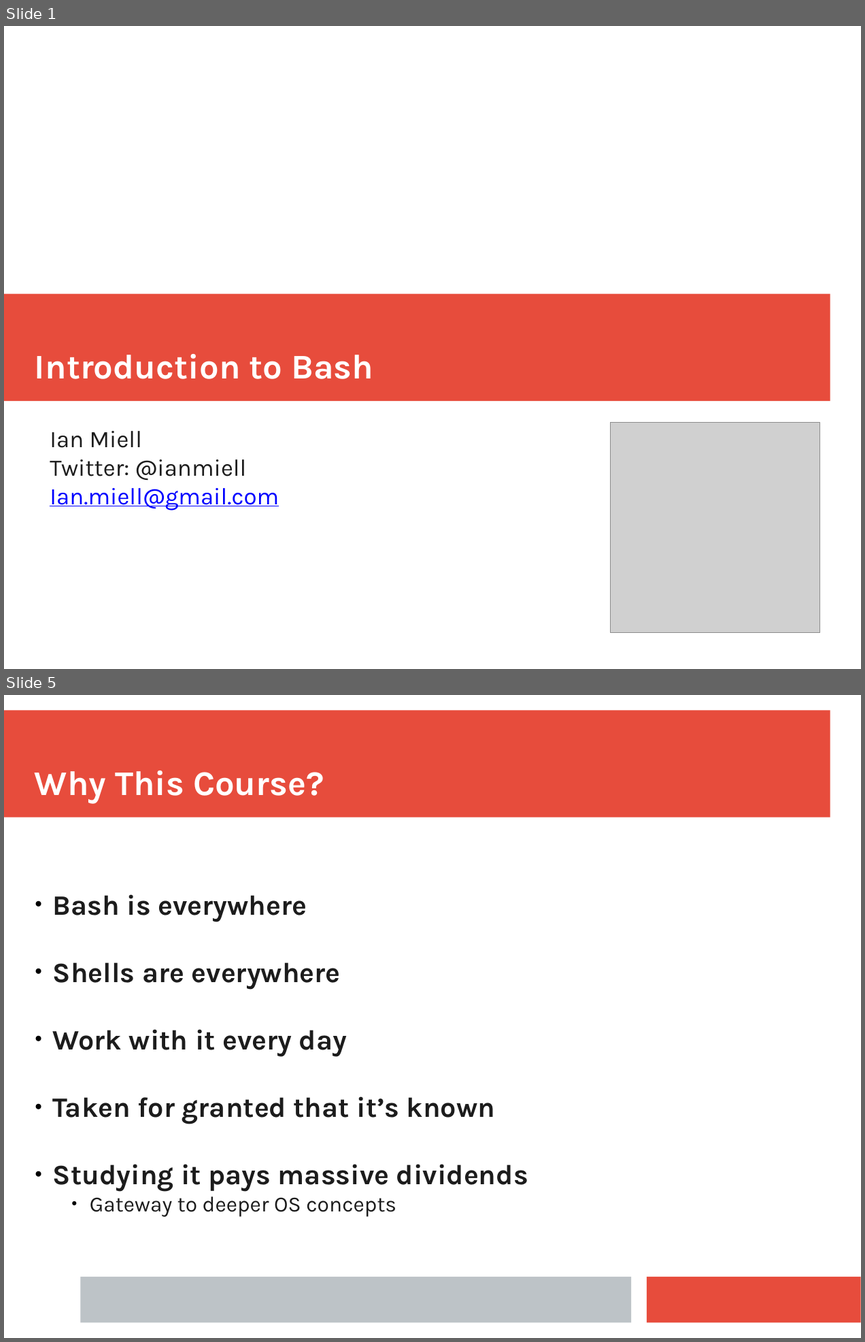
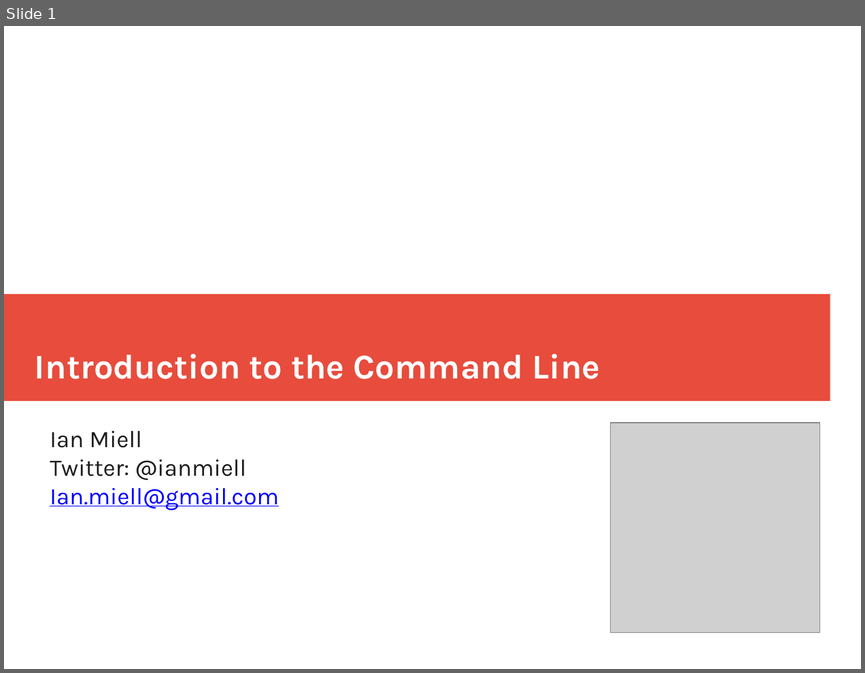
Before and after one commit to ianmiell/introduction-to-the-command-line, a slide deck: slides/introduction_to_the_command_line.pptx. Shown one above the other, each under a label of ours: slides 1 and 5 before the commit, slide 1 after it; the slides between them are not shown. The pictures are 865x1342 and 865x673 pixels, drawn with LibreOffice and Linux fonts; fonts in the diff are those of the drawing; grey boxes stand for pictures. Boxes give left, top, right and bottom in pixels: in the first picture for what was removed or moved away, otherwise in the second. Text is boxed around its words. In the diff, an @@ line names an element or a change of style, - is before the commit and + after.

```diff
--- a/slides/introduction_to_the_command_line.pptx
+++ b/slides/introduction_to_the_command_line.pptx
@@ slide 5 removed at (4,695,861,1338), background #FFFFFF @@
@@ rectangle removed at (4,711,830,818) @@
@@ text removed at (35,770,324,803) @@
-Why This Course?
@@ text removed at (53,894,528,1216) @@
-● Bash is everywhere
-● Shells are everywhere
-● Work with it every day
-● Taken for granted that it’s known
-● Studying it pays massive dividends
-    ● Gateway to deeper OS concepts
@@ rectangle removed at (80,1276,632,1323) @@
@@ rectangle removed at (647,1276,861,1323) @@
@@ slide 1 changed as well @@
@@ text at (35,354,600,379): text changed @@
-Introduction to Bash
+Introduction to the Command Line
```
Also in this commit, not shown: 4 other slides changed, 5 slides added, 56 other slides removed.
